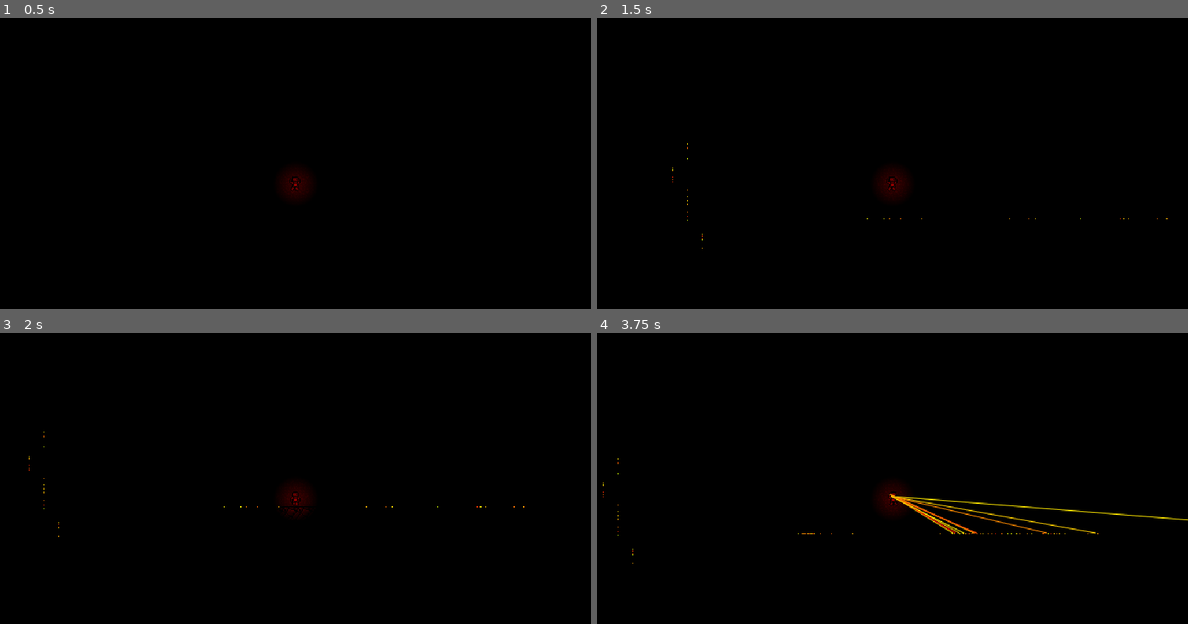
Above: before the commit, frames 1-4 (two rows, left to right).
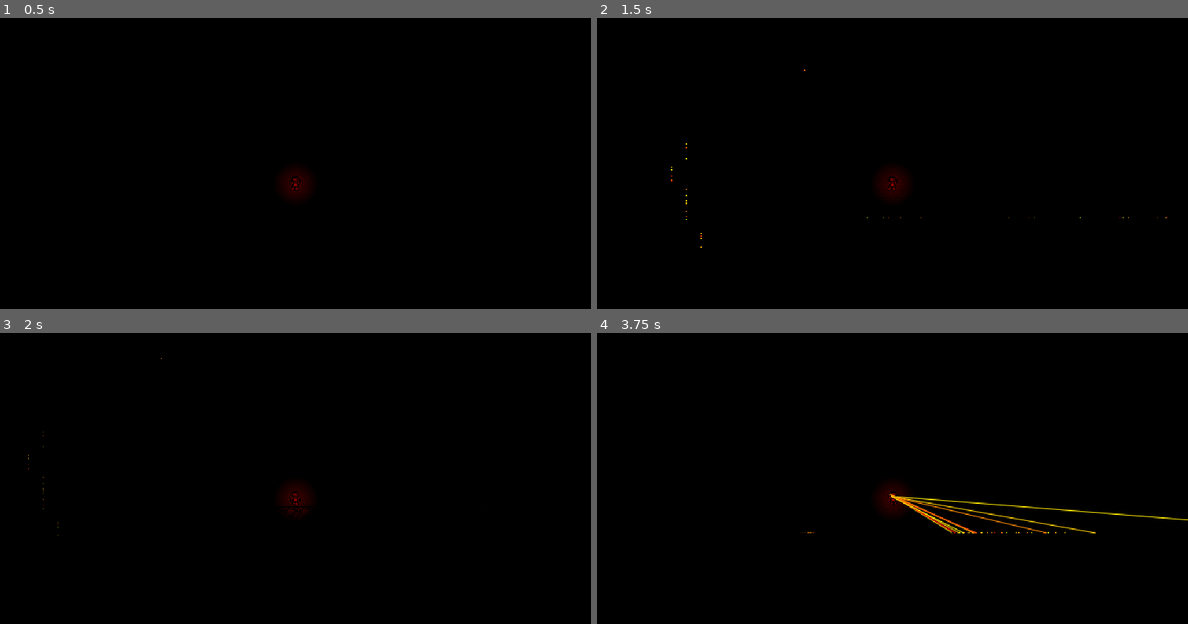
Above: after the commit, the same moments.

Repository: TLochow/ScanR
Game: Godot game, scene res://Main.tscn
Same seed, same stepped clock (60 frames per second), same inputs: the game is played once before the commit and once after it.
Inputs (mouse positions are in pixels of both pictures, inside the frame that each line leads up to):
- Up to frame 1 (0.5 s): no input
- Up to frame 2 (1.5 s): tap Enter at 0.5 s; move the mouse to (1022, 166) at 0.52 s; press the mouse at (1022, 166) at 0.53 s; hold Right (ui_right) from 0.53 s (still down); tap Up (ui_up) at 0.77 s; move the mouse to (774, 201) at 1.27 s; release the mouse at (774, 201) at 1.28 s; click (774, 201) at 1.35 s
- Up to frame 3 (2 s): keep holding Right (ui_right); tap Up (ui_up) at 1.52 s
- Up to frame 4 (3.75 s): move the mouse to (951, 426) at 2.02 s; release Right (ui_right) at 2.03 s; press the mouse at (951, 426) at 2.03 s; hold Left (ui_left) 2.03-2.78 s; move the mouse to (862, 565) at 2.77 s; release the mouse at (862, 565) at 2.78 s; hold Right (ui_right) from 2.78 s (still down); click (862, 565) at 2.85 s; tap Up (ui_up) at 3.02 s; move the mouse to (1069, 548) at 3.52 s; press the mouse at (1069, 548) at 3.53 s

Frame 1 is identical in both runs. In frame 2, less than 0.1% of the frame differs, in the area x 12-97%, y 17-80%; in frame 3, less than 0.1%; in frame 4, less than 0.1%, in the area x 1-85%, y 43-80%.

Commit message:
Added temporary Pixels

Diff:
--- a/Laser.gd
+++ b/Laser.gd
@@ -1,4 +1,6 @@
 extends RayCast2D
+
+var TEMPORARYPIXELSCENE = preload("res://TemporaryPixel.tscn")
 
 var Direction
 var DrawPos = Vector2(0.0, 0.0)
@@ -17,7 +19,11 @@
 	if is_colliding():
 		CollidingPos = get_collision_point()
 		DrawPos = to_local(CollidingPos)
-		Hit = true
+		var hitObject = get_collider()
+		if "Scanable" in hitObject:
+			Hit = hitObject.Scanable
+		else:
+			Hit = false
 	update()
 
 func _draw():
@@ -27,4 +33,9 @@
 	if Hit:
 		var pixelHandler = get_tree().get_nodes_in_group("PixelHandler")[0]
 		pixelHandler.RegisterPixel(CollidingPos, LaserColor)
+	else:
+		var tempPixel = TEMPORARYPIXELSCENE.instance()
+		tempPixel.set_position(CollidingPos)
+		tempPixel.PixelColor = LaserColor
+		get_parent().add_child(tempPixel)
 	call_deferred("queue_free")
--- /dev/null
+++ b/TemporaryPixel.gd
@@ -0,0 +1,12 @@
+extends Sprite
+
+var PixelColor
+
+func _ready():
+	var transparent = PixelColor
+	transparent.a = 0.0
+	$Tween.interpolate_property(self, "modulate", PixelColor, transparent, 1.0, Tween.TRANS_LINEAR, Tween.EASE_IN_OUT)
+	$Tween.start()
+
+func _on_Tween_tween_all_completed():
+	queue_free()
--- /dev/null
+++ b/TemporaryPixel.tscn
@@ -0,0 +1,13 @@
+[gd_scene load_steps=3 format=2]
+
+[ext_resource path="res://TemporaryPixel.gd" type="Script" id=1]
+[ext_resource path="res://graphics/pixel.png" type="Texture" id=2]
+
+[node name="TemporaryPixel" type="Sprite"]
+modulate = Color( 0, 0, 0, 1 )
+texture = ExtResource( 2 )
+script = ExtResource( 1 )
+
+[node name="Tween" type="Tween" parent="."]
+
+[connection signal="tween_all_completed" from="Tween" to="." method="_on_Tween_tween_all_completed"]
--- a/project.godot
+++ b/project.godot
@@ -48,6 +48,13 @@
 
 [input]
 
+ui_accept={
+"deadzone": 0.5,
+"events": [ Object(InputEventKey,"resource_local_to_scene":false,"resource_name":"","device":0,"alt":false,"shift":false,"control":false,"meta":false,"command":false,"pressed":false,"scancode":16777221,"unicode":0,"echo":false,"script":null)
+, Object(InputEventKey,"resource_local_to_scene":false,"resource_name":"","device":0,"alt":false,"shift":false,"control":false,"meta":false,"command":false,"pressed":false,"scancode":16777222,"unicode":0,"echo":false,"script":null)
+, Object(InputEventJoypadButton,"resource_local_to_scene":false,"resource_name":"","device":0,"button_index":0,"pressure":0.0,"pressed":false,"script":null)
+ ]
+}
 ui_left={
 "deadzone": 0.5,
 "events": [ Object(InputEventKey,"resource_local_to_scene":false,"resource_name":"","device":0,"alt":false,"shift":false,"control":false,"meta":false,"command":false,"pressed":false,"scancode":16777231,"unicode":0,"echo":false,"script":null)
@@ -67,6 +74,7 @@
 "events": [ Object(InputEventKey,"resource_local_to_scene":false,"resource_name":"","device":0,"alt":false,"shift":false,"control":false,"meta":false,"command":false,"pressed":false,"scancode":16777232,"unicode":0,"echo":false,"script":null)
 , Object(InputEventJoypadButton,"resource_local_to_scene":false,"resource_name":"","device":0,"button_index":12,"pressure":0.0,"pressed":false,"script":null)
 , Object(InputEventKey,"resource_local_to_scene":false,"resource_name":"","device":0,"alt":false,"shift":false,"control":false,"meta":false,"command":false,"pressed":false,"scancode":87,"unicode":0,"echo":false,"script":null)
+, Object(InputEventKey,"resource_local_to_scene":false,"resource_name":"","device":0,"alt":false,"shift":false,"control":false,"meta":false,"command":false,"pressed":false,"scancode":32,"unicode":0,"echo":false,"script":null)
  ]
 }
 ui_down={
Binary file added: graphics/pixel.png
Not shown, added: graphics/pixel.png.import
